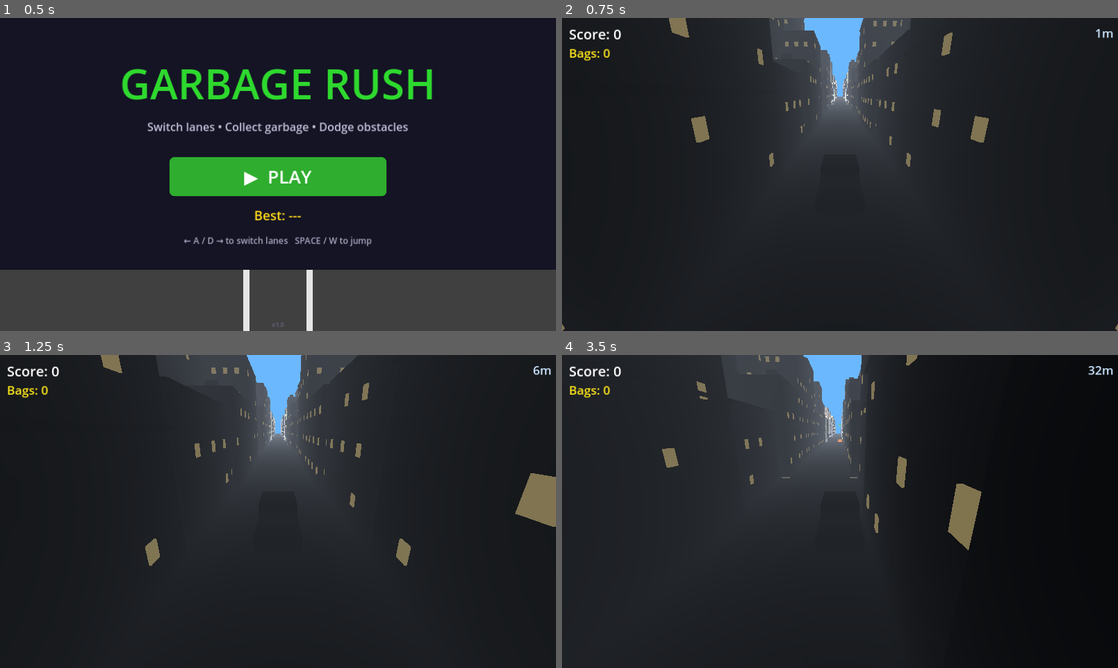
Above: before the commit, frames 1-4 (two rows, left to right).
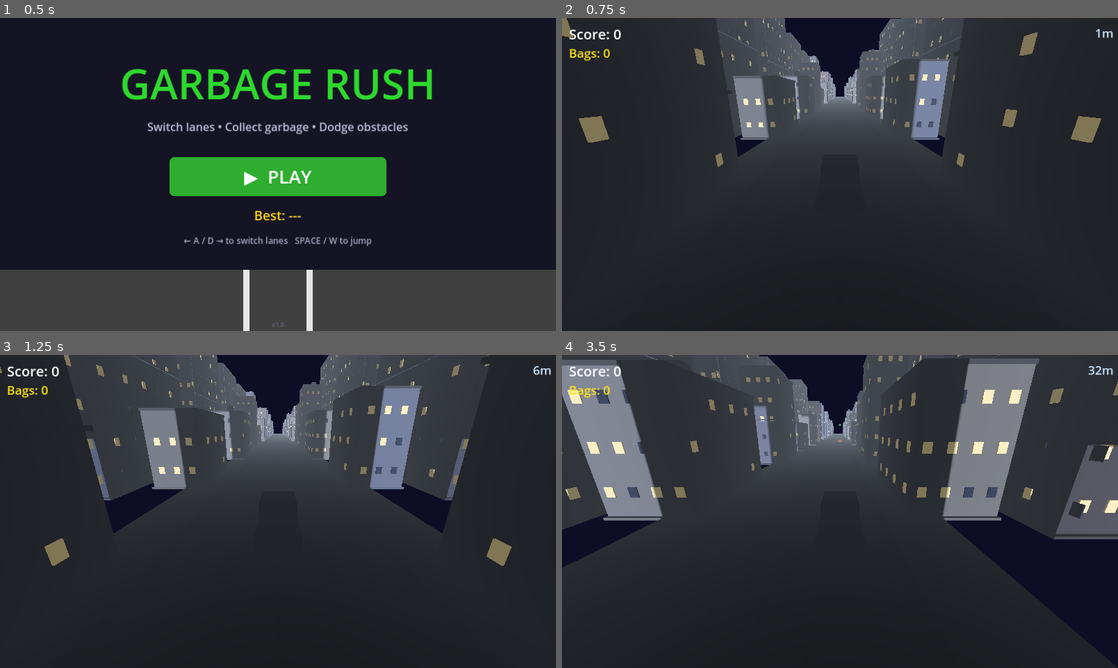
Above: after the commit, the same moments.

Repository: bhavyat81/runner
Game: Godot game, scene res://scenes/main_menu.tscn
Same seed, same stepped clock (60 frames per second), same inputs: the game is played once before the commit and once after it.
Inputs (mouse positions are in pixels of both pictures, inside the frame that each line leads up to):
- Up to frame 1 (0.5 s): no input
- Up to frame 2 (0.75 s): click "▶ PLAY" at 0.5 s
- Up to frame 3 (1.25 s): no input
- Up to frame 4 (3.5 s): move the mouse to (962, 495) at 1.27 s; hold D (move_right) 1.28-2.03 s; click (962, 495) at 1.42 s; tap Space (jump) at 1.52, 2.27 s; move the mouse to (728, 527) at 2.02 s; hold A (move_left) 2.03-2.78 s; move the mouse to (895, 442) at 2.77 s; hold D (move_right) from 2.78 s (still down)

Frame 1 is identical in both runs. In frame 2, 12% of the frame differs, in the area x 0-100%, y 0-100%; in frame 3, 23%; in frame 4, 38%.

Commit message:
Visual improvements: building spacing, moon, road textures, night sky
Co-authored-by: bhavyat81 <233542359+bhavyat81@users.noreply.github.com>

Diff:
--- a/scenes/game.tscn
+++ b/scenes/game.tscn
@@ -5,10 +5,10 @@
 
 [sub_resource type="Environment" id="Environment_sky"]
 background_mode = 1
-background_color = Color(0.42, 0.72, 1.0, 1)
+background_color = Color(0.05, 0.05, 0.15, 1)
 ambient_light_source = 1
-ambient_light_color = Color(0.85, 0.88, 1.0, 1)
-ambient_light_energy = 0.9
+ambient_light_color = Color(0.3, 0.35, 0.5, 1)
+ambient_light_energy = 0.4
 fog_enabled = true
 fog_density = 0.008
 fog_sky_affect = 0.5
@@ -24,8 +24,8 @@
 
 [node name="Sun" type="DirectionalLight3D" parent="."]
 transform = Transform3D(1, 0, 0, 0, 0.766, -0.643, 0, 0.643, 0.766, 0, 20, 10)
-light_color = Color(1, 0.97, 0.9, 1)
-light_energy = 1.5
+light_color = Color(0.7, 0.75, 0.9, 1)
+light_energy = 0.6
 shadow_enabled = true
 
 [node name="Ground" type="StaticBody3D" parent="."]
--- a/scenes/road_segment.tscn
+++ b/scenes/road_segment.tscn
@@ -15,16 +15,25 @@
 size = Vector3(0.3, 0.25, 40.0)
 
 [sub_resource type="BoxMesh" id="BoxMesh_sidewalk"]
-size = Vector3(2.5, 0.08, 40.0)
+size = Vector3(3.5, 0.08, 40.0)
+
+[sub_resource type="BoxMesh" id="BoxMesh_center_line"]
+size = Vector3(0.12, 0.13, 40.0)
 
 [sub_resource type="StandardMaterial3D" id="Mat_road"]
-albedo_color = Color(0.3, 0.3, 0.32, 1)
+albedo_color = Color(0.45, 0.45, 0.45, 1)
 
 [sub_resource type="StandardMaterial3D" id="Mat_line"]
-albedo_color = Color(0.95, 0.95, 0.95, 1)
+albedo_color = Color(1.0, 1.0, 1.0, 1)
 
 [sub_resource type="StandardMaterial3D" id="Mat_curb"]
 albedo_color = Color(0.6, 0.6, 0.58, 1)
+
+[sub_resource type="StandardMaterial3D" id="Mat_center_line"]
+albedo_color = Color(1.0, 0.85, 0.2, 1)
+
+[sub_resource type="StandardMaterial3D" id="Mat_sidewalk"]
+albedo_color = Color(0.72, 0.7, 0.68, 1)
 
 [node name="RoadSegment" type="Node3D"]
 script = ExtResource("1_road")
@@ -64,11 +73,16 @@
 surface_material_override/0 = SubResource("Mat_curb")
 
 [node name="LeftSidewalk" type="MeshInstance3D" parent="."]
-transform = Transform3D(1, 0, 0, 0, 1, 0, 0, 0, 1, -5.55, 0.04, 0)
+transform = Transform3D(1, 0, 0, 0, 1, 0, 0, 0, 1, -5.75, 0.04, 0)
 mesh = SubResource("BoxMesh_sidewalk")
-surface_material_override/0 = SubResource("Mat_curb")
+surface_material_override/0 = SubResource("Mat_sidewalk")
 
 [node name="RightSidewalk" type="MeshInstance3D" parent="."]
-transform = Transform3D(1, 0, 0, 0, 1, 0, 0, 0, 1, 5.55, 0.04, 0)
+transform = Transform3D(1, 0, 0, 0, 1, 0, 0, 0, 1, 5.75, 0.04, 0)
 mesh = SubResource("BoxMesh_sidewalk")
-surface_material_override/0 = SubResource("Mat_curb")
+surface_material_override/0 = SubResource("Mat_sidewalk")
+
+[node name="CenterLaneLine" type="MeshInstance3D" parent="."]
+transform = Transform3D(1, 0, 0, 0, 1, 0, 0, 0, 1, 0, 0.07, 0)
+mesh = SubResource("BoxMesh_center_line")
+surface_material_override/0 = SubResource("Mat_center_line")
--- a/scripts/game.gd
+++ b/scripts/game.gd
@@ -23,9 +23,10 @@
 const NUM_SEGMENTS: int = 8
 const SPAWN_Z: float = -90.0
 const DESPAWN_Z: float = 25.0
-const BUILDING_X_NEAR: float = 5.5   # First row (close to road)
-const BUILDING_X_FAR: float = 10.0   # Second row (behind first)
-const BUILDINGS_PER_SEGMENT: int = 4  # Buildings per segment per side
+const BUILDING_X_NEAR: float = 8.0   # First row (close to road)
+const BUILDING_X_FAR: float = 14.0   # Second row (behind first)
+const BUILDINGS_PER_SEGMENT: int = 2  # Buildings per segment per side
+const MOON_POSITION := Vector3(25.0, 45.0, -120.0)
 
 var road_segments: Array[Node3D] = []
 var left_buildings: Array[Node3D] = []
@@ -37,6 +38,7 @@
 	truck.died.connect(_on_truck_died)
 	_setup_road()
 	_setup_buildings()
+	_create_moon()
 	obstacle_timer.timeout.connect(_spawn_obstacle)
 	garbage_timer.timeout.connect(_spawn_garbage_marker)
 	obstacle_timer.start(2.5)
@@ -135,6 +137,44 @@
 			rb2.position = Vector3(BUILDING_X_FAR, 0.0, z_pos)
 			rb2.setup(height_r, 5.0, 15.0, _random_building_color().darkened(0.2))
 			right_buildings_far.append(rb2)
+
+func _create_moon() -> void:
+	# Moon sphere — added directly to Game node so it stays fixed (does not scroll)
+	var moon := MeshInstance3D.new()
+	var sphere := SphereMesh.new()
+	sphere.radius = 3.0
+	sphere.height = 6.0
+	moon.mesh = sphere
+
+	var mat := StandardMaterial3D.new()
+	mat.albedo_color = Color(1.0, 0.98, 0.9, 1.0)
+	mat.emission_enabled = true
+	mat.emission = Color(1.0, 0.95, 0.85, 1.0)
+	mat.emission_energy_multiplier = 2.5
+	mat.shading_mode = BaseMaterial3D.SHADING_MODE_UNSHADED
+	moon.set_surface_override_material(0, mat)
+
+	moon.position = MOON_POSITION
+	add_child(moon)
+
+	# Faint glow halo ring around the moon
+	var halo := MeshInstance3D.new()
+	var torus := TorusMesh.new()
+	torus.inner_radius = 3.2
+	torus.outer_radius = 4.0
+	halo.mesh = torus
+
+	var halo_mat := StandardMaterial3D.new()
+	halo_mat.albedo_color = Color(1.0, 0.95, 0.8, 0.3)
+	halo_mat.emission_enabled = true
+	halo_mat.emission = Color(1.0, 0.95, 0.8, 1.0)
+	halo_mat.emission_energy_multiplier = 1.0
+	halo_mat.shading_mode = BaseMaterial3D.SHADING_MODE_UNSHADED
+	halo_mat.transparency = BaseMaterial3D.TRANSPARENCY_ALPHA
+	halo.set_surface_override_material(0, halo_mat)
+
+	halo.position = MOON_POSITION
+	add_child(halo)
 
 func _random_building_color() -> Color:
 	var palette := [
Not shown: 1 places in scenes/road_segment.tscn that only renumber resources
